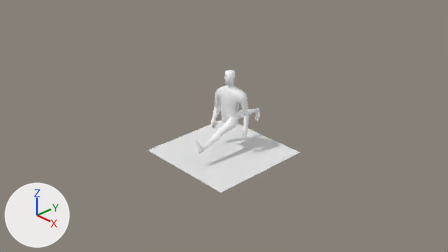
Renders of the Blender file Assets/Models/blend/PlayerModelMale.blend from each side of a commit.
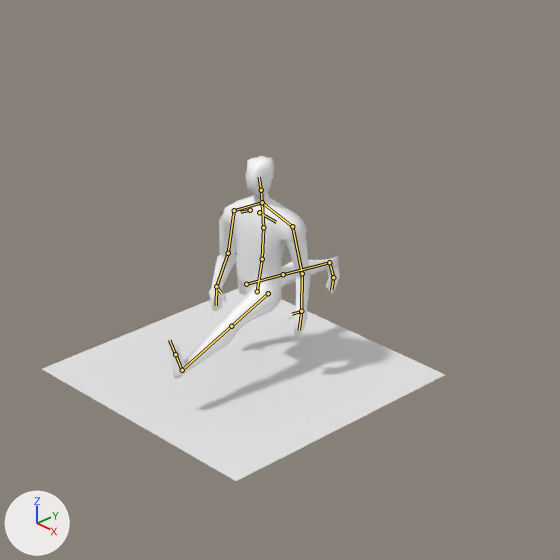
There are two pictures of each version: one from the file's camera 'Camera', one close up on the part from 29% to 77% of the width and 4% to 88% of the height. Lighting does not change. The marker at lower left points along +X, +Y and +Z. Both versions are drawn at frame 20 of the action 'Walk'; the numbers are the values there. The bones that bend it are drawn over the model as lines in the close-ups.
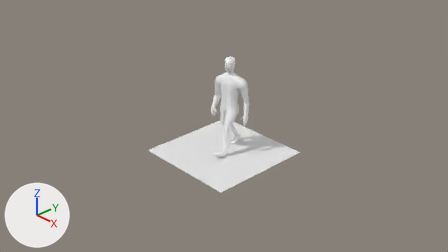
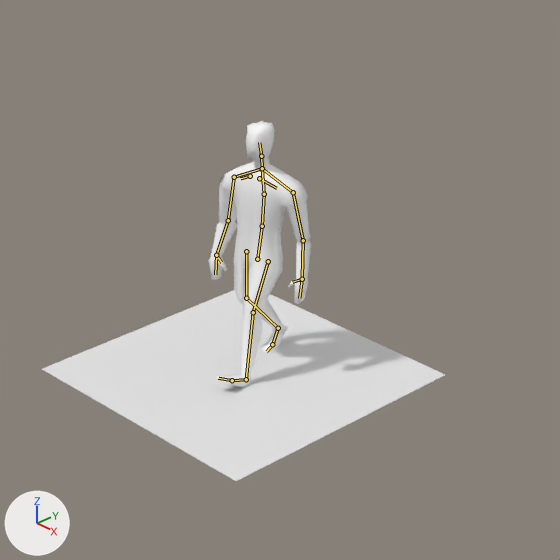
The change, as a diff of the scene's bpy script:
```diff
--- a/Assets/Models/blend/PlayerModelMale.blend.py
+++ b/Assets/Models/blend/PlayerModelMale.blend.py
@@ bone_root_001 @@
 bone_root_001 = bpy.data.objects['Armature'].pose.bones['root.001']
-bone_root_001.location = (0.0, -0.3, 0.059)
+bone_root_001.location = (0.0, -0.06, 0.012)
@@ bone_target_l @@
 bone_target_l = bpy.data.objects['Armature'].pose.bones['Target.l']
-bone_target_l.location = (-0.016, -1.8, -0.354)
+bone_target_l.location = (-0.002, -0.272, -0.038)
@@ bone_target_r @@
 bone_target_r = bpy.data.objects['Armature'].pose.bones['Target.r']
-bone_target_r.location = (-0.009, 1.903, 0.21)
+bone_target_r.location = (-0.001, 0.317, 0.025)
```

What differs and where, as boxes [x1, y1, x2, y2] in the close-ups (560 x 560 px):
'Cube', posed (40% narrower, 19% taller)
    before: [167, 155, 339, 379]
    after: [209, 121, 311, 388]
bone 'root.001', root to tip
    before: (257, 291) to (262, 259)
    after: (257, 259) to (262, 226)
